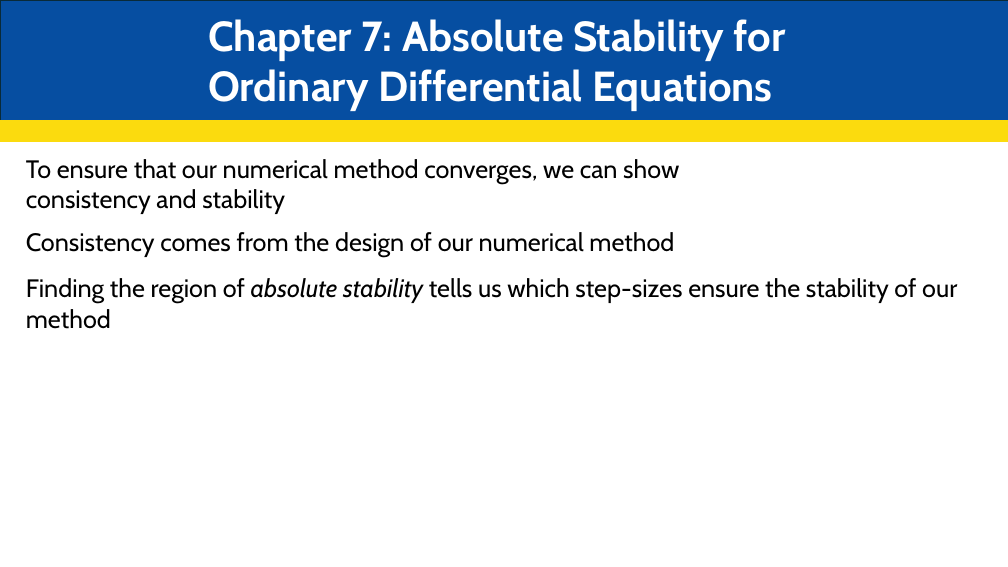
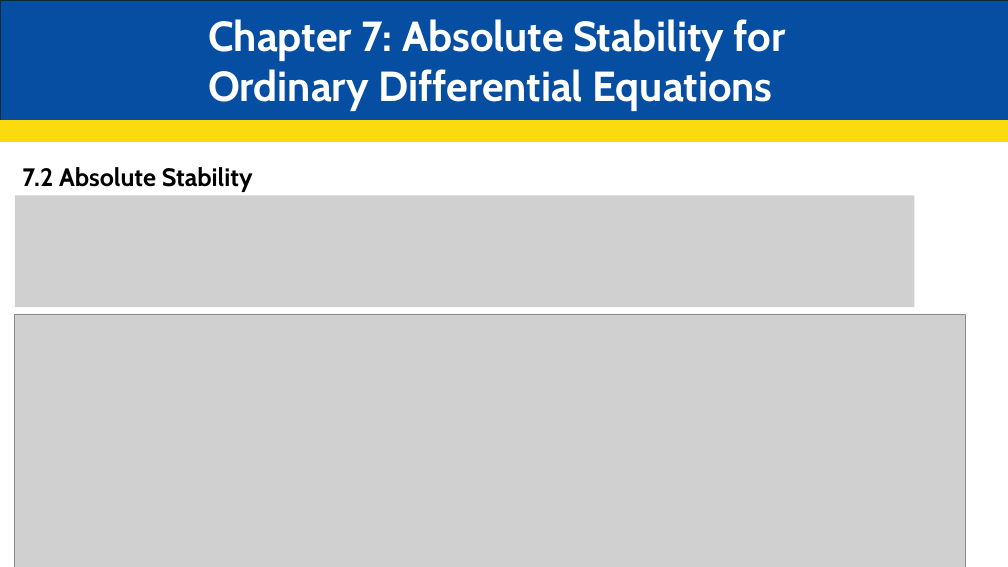
Before and after one commit to JakeCisc210/Candidacy, a slide deck: slide 35 of Reading Course/Presentations/Game Theory Twelve.pptx (slide 27 before the commit). Drawn at 1008x567 pixels with LibreOffice and Linux fonts; fonts in the diff are those of the drawing; grey boxes stand for pictures. Boxes give left, top, right and bottom in pixels: in the first picture for what was removed or moved away, otherwise in the second. Text is boxed around its words. In the diff, an @@ line names an element or a change of style, - is before the commit and + after.

```diff
--- a/Reading Course/Presentations/Game Theory Twelve.pptx
+++ b/Reading Course/Presentations/Game Theory Twelve.pptx
@@ text added at (22, 167, 253, 192), 24 pt, text #000000, bold @@
+7.2 Absolute Stability
@@ text removed at (26, 159, 679, 257) @@
-To ensure that our numerical method converges, we can show consistency and stability
-Consistency comes from the design of our numerical method
@@ picture added at (15, 195, 915, 307) @@
@@ text removed at (26, 278, 957, 329) @@
-Finding the region of absolute stability tells us which step-sizes ensure the stability of our method
@@ picture added at (15, 314, 966, 567) @@
```
Also in this commit, not shown: 3 other slides changed, 10 slides added, 3 slides removed.
